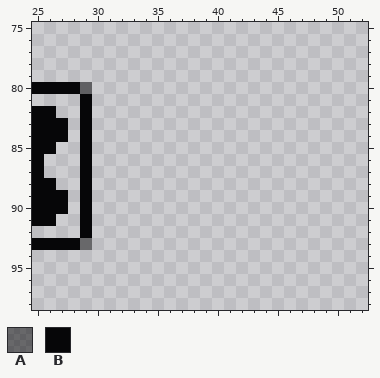
Pixel-art file -- res/atlas/tiles.aseprite. Above is the file before it was changed.
256x256 pixels, 1 frame. Pixels under 10% opacity are left out. Colours within 5 levels of each other are drawn and written as one. Shown: x 25..52, y 75..98.
Palette (. is transparent): A #06060882  B #060608
Pixels before, first column x 25:
80 BBBBA
81 ....B
82 BB..B
83 BBB.B
84 BBB.B
85 BB..B
86 B...B
87 B...B
88 BB..B
89 BBB.B
90 BBB.B
91 BB..B
92 ....B
93 BBBBA
After:
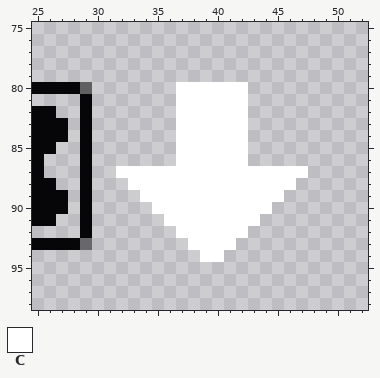
Colours new in this view: C #ffffff
The exact change:
Changed rows in their new state; - is an unchanged pixel.
Layer "tiles":
first column x 32:
80 -----CCCCCC-----
81 -----CCCCCC-----
82 -----CCCCCC-----
83 -----CCCCCC-----
84 -----CCCCCC-----
85 -----CCCCCC-----
86 -----CCCCCC-----
87 CCCCCCCCCCCCCCCC
88 -CCCCCCCCCCCCCC-
89 --CCCCCCCCCCCC--
90 ---CCCCCCCCCC---
91 ----CCCCCCCC----
92 -----CCCCCC-----
93 ------CCCC------
94 -------CC-------
Boxes around the changes in both pictures, in picture pixels (x1, y1, x2, y2):
added: (116, 82, 308, 262)
